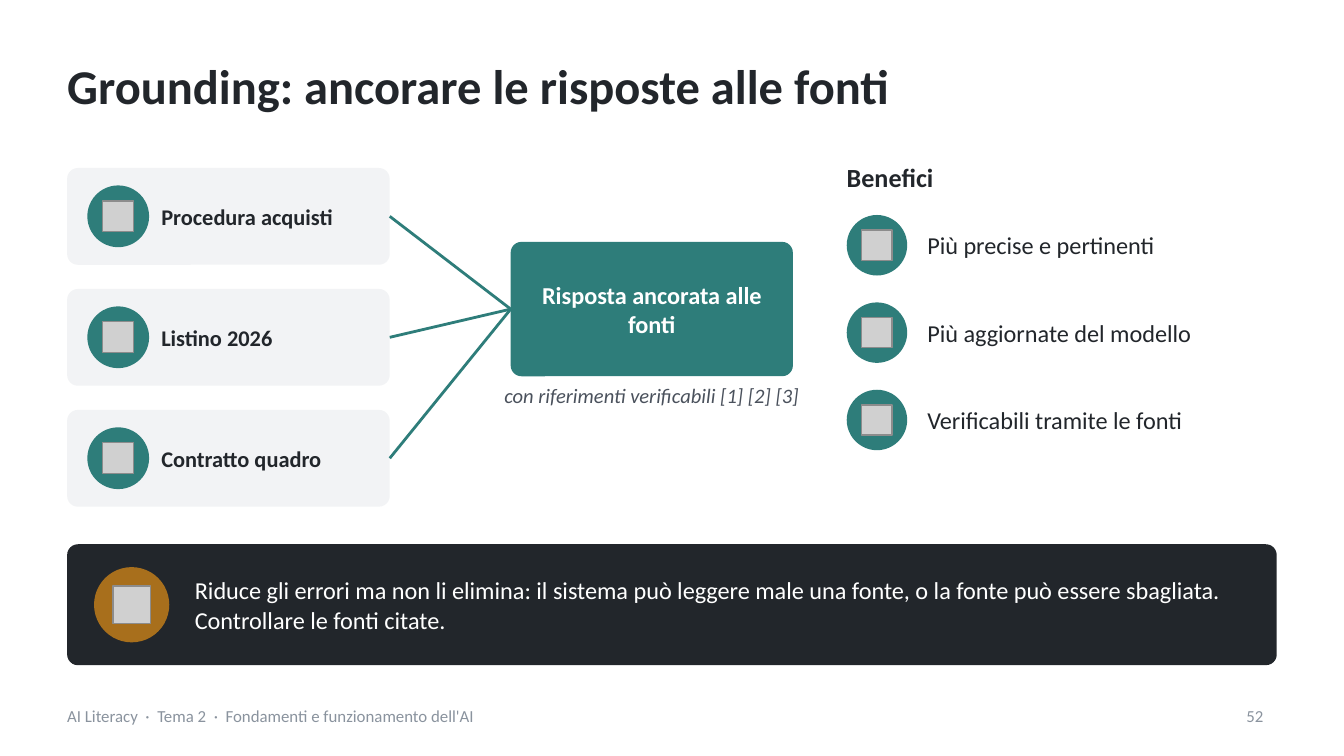
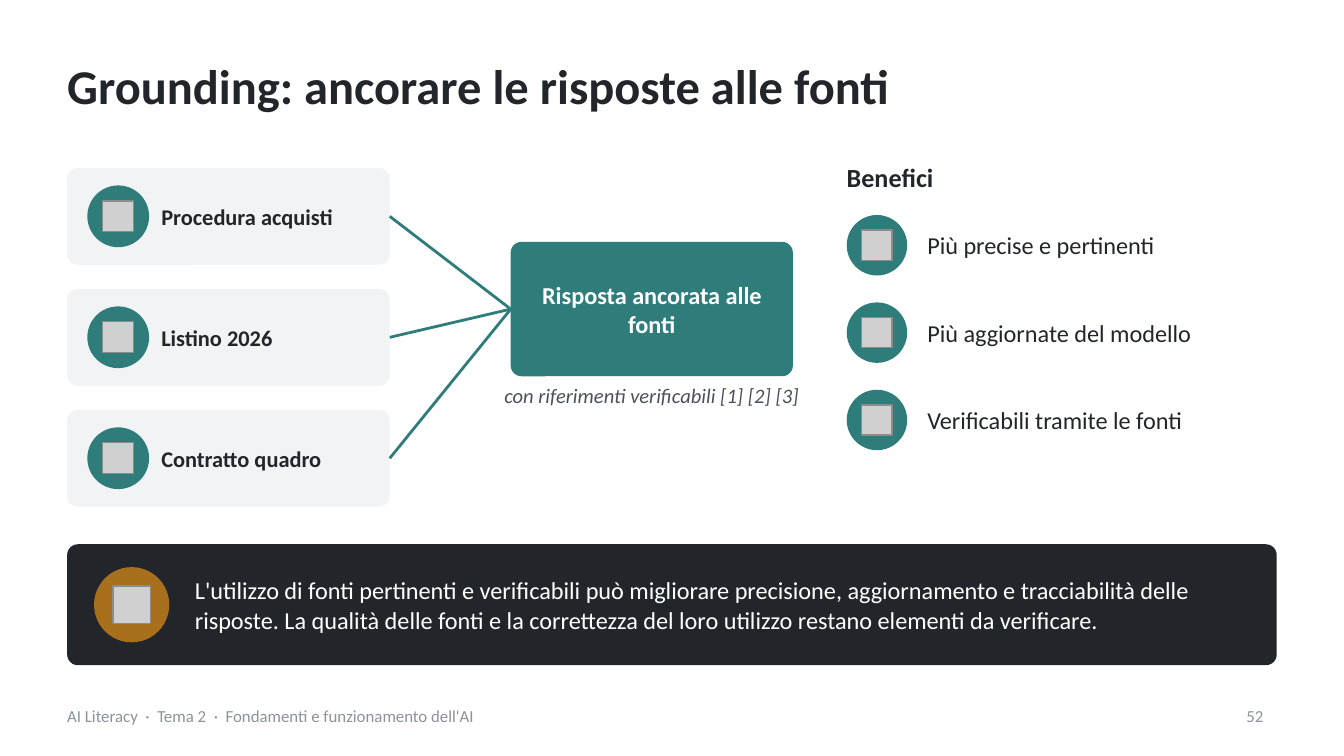
Before and after one commit to NetAi-IT/Formazione-AI-Literacy-Official, a slide deck: slide 52 of Base/Tema2_Fondamenti_e_funzionamento_AI.pptx. Drawn at 1344x756 pixels with LibreOffice and Linux fonts; fonts in the diff are those of the drawing; grey boxes stand for pictures. Boxes give left, top, right and bottom in pixels: in the first picture for what was removed or moved away, otherwise in the second. Text is boxed around its words. In the diff, an @@ line names an element or a change of style, - is before the commit and + after.

```diff
--- a/Base/Tema2_Fondamenti_e_funzionamento_AI.pptx
+++ b/Base/Tema2_Fondamenti_e_funzionamento_AI.pptx
@@ text at (195, 582, 1188, 633): text changed @@
-Riduce gli errori ma non li elimina: il sistema può leggere male una fonte, o la fonte può essere sbagliata. Controllare le fonti citate.
+L'utilizzo di fonti pertinenti e verificabili può migliorare precisione, aggiornamento e tracciabilità delle risposte. La qualità delle fonti e la correttezza del loro utilizzo restano elementi da verificare.
```
Also in this commit, not shown: 41 other slides changed, 2 other files.
